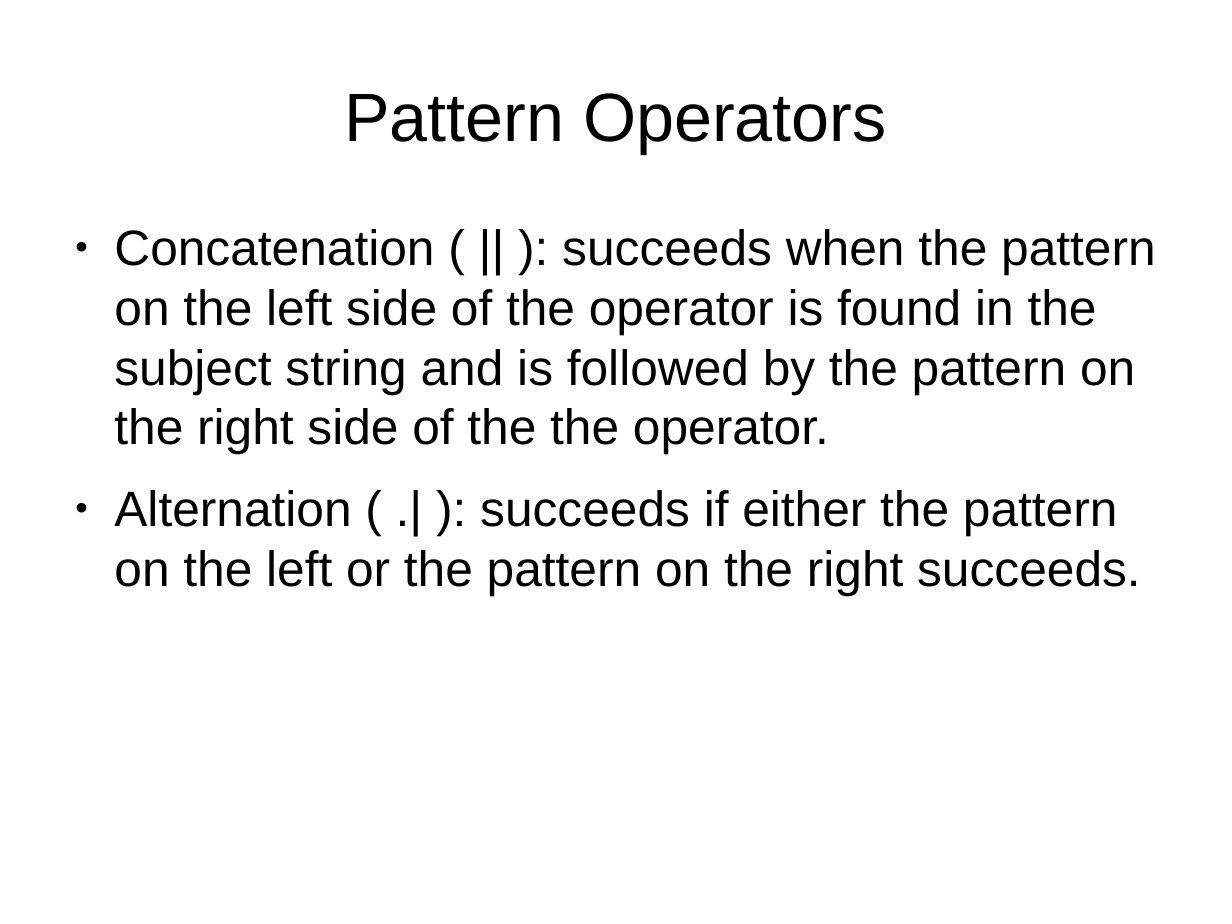
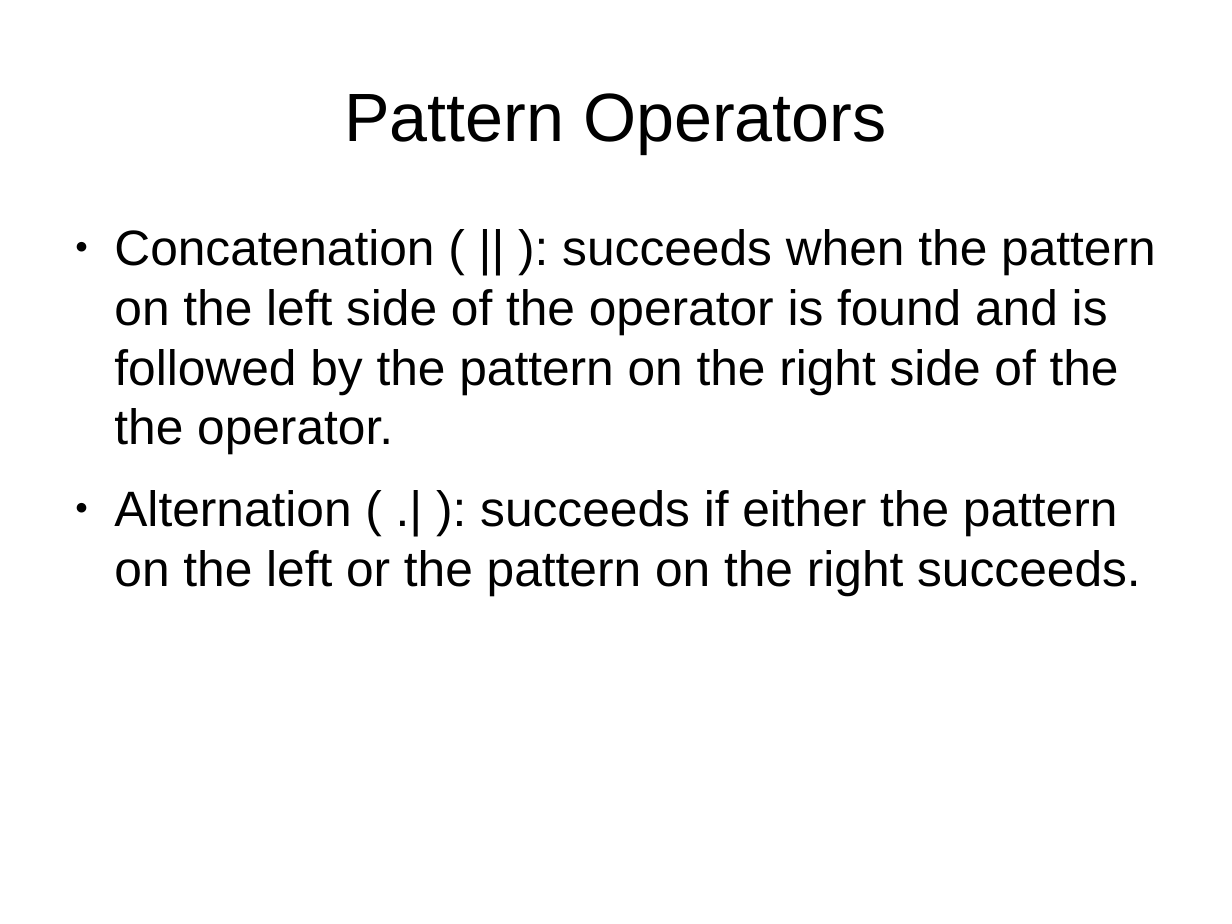
Before and after one commit to johngoettsche/Thesis, a slide deck: slide 12 of ThesisDefense.odp. Drawn at 1232x924 pixels with LibreOffice and Linux fonts; fonts in the diff are those of the drawing. Boxes give left, top, right and bottom in pixels: in the first picture for what was removed or moved away, otherwise in the second. Text is boxed around its words. In the diff, an @@ line names an element or a change of style, - is before the commit and + after.

```diff
--- a/ThesisDefense.odp
+++ b/ThesisDefense.odp
@@ text at [114, 229, 1156, 454]: text changed @@
-● Concatenation ( || ): succeeds when the pattern on the left side of the operator is found in the subject string and is followed by the pattern on the right side of the the operator.
+● Concatenation ( || ): succeeds when the pattern on the left side of the operator is found and is followed by the pattern on the right side of the the operator.
```
Also in this commit, not shown: 4 other slides changed, 14 slides added, 2 slides removed, 1 other file.
